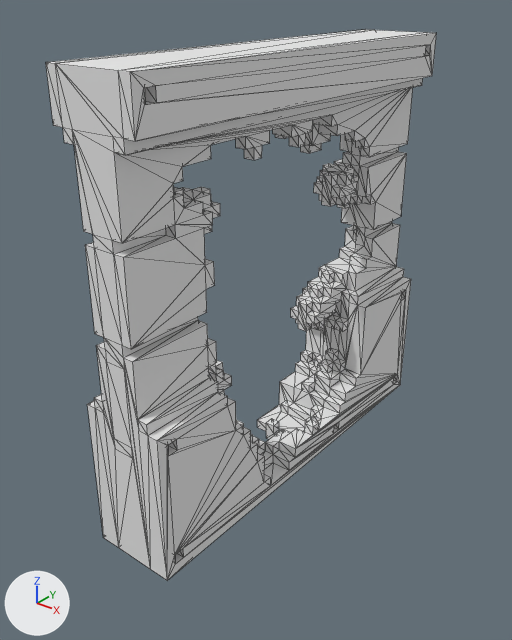
A saved change to the OBJ model Assets/wall broken.obj.
The view is the same before and after, from a 50 mm lens placed at (36.9, -49.4, 45.0), pointed at (-0.1, -3.1, 16.3). Lighting does not change. The marker at lower left points along +X, +Y and +Z. Mesh edges are drawn as thin lines. Where no turn or scale is listed for an object, it has been applied to the vertices. Vertices at the same position are counted once.

Objects in the first picture: 'wall broken'.
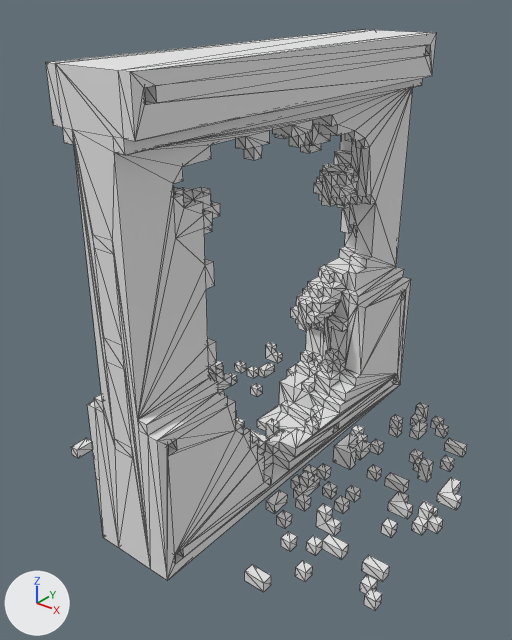
What changed in the scene script:
```text
Change me_wall_broken:
    used by ob_wall_broken; location = (0.0, 0.0, 0.0)
    remove me_wall_broken.from_pydata(...)  # 1049 vertices, 2092 faces; spans x -4.0..4.0, y -20.0..20.0, z 0.0..40.0
    add me_wall_broken.from_pydata(...)  # 1629 vertices, 3082 faces; spans x -17.0..19.0, y -20.0..20.0, z 0.0..40.0
    me_wall_broken part 1: a new loose piece, a box spanning x -16.0..-15.0, y -14.0..-12.0, z 0.0..1.0, in mat_palette (white #e7e7e7)
    me_wall_broken part 2: a new loose piece, a box spanning x -14.0..-13.0, y 10.0..11.0, z 0.0..1.0, in mat_palette (white #e7e7e7)
    me_wall_broken part 3: a new loose piece, a box spanning x -13.0..-12.0, y 7.0..8.0, z 0.0..1.0, in mat_palette (white #e7e7e7)
    me_wall_broken part 4: a new loose piece, a box spanning x -9.0..-8.0, y 7.0..8.0, z 0.0..1.0, in mat_palette (white #e7e7e7)
    me_wall_broken part 5: a new loose piece, a box spanning x -8.0..-7.0, y 13.0..15.0, z 0.0..1.0, in mat_palette (white #e7e7e7)
    me_wall_broken part 6: a new loose piece, a box spanning x 5.0..6.0, y -8.0..-6.0, z 0.0..1.0, in mat_palette (white #e7e7e7)
    me_wall_broken part 7: a new loose piece, a box spanning x 7.0..8.0, y -9.0..-8.0, z 0.0..1.0, in mat_palette (white #e7e7e7)
    me_wall_broken part 8: a new loose piece, a box spanning x 8.0..9.0, y -3.0..-2.0, z 0.0..1.0, in mat_palette (white #e7e7e7)
    me_wall_broken part 9: a new loose piece, a box spanning x 9.0..11.0, y -16.0..-15.0, z 0.0..1.0, in mat_palette (white #e7e7e7)
    me_wall_broken part 10: a new loose piece, a box spanning x 9.0..10.0, y -11.0..-10.0, z 0.0..1.0, in mat_palette (white #e7e7e7)
    me_wall_broken part 11: a new loose piece, a box spanning x 10.0..11.0, y -4.0..-3.0, z 0.0..1.0, in mat_palette (white #e7e7e7)
    me_wall_broken part 12: a new loose piece, a box spanning x 10.0..11.0, y -2.0..-1.0, z 0.0..1.0, in mat_palette (white #e7e7e7)
    me_wall_broken part 13: a new loose piece, a box spanning x 10.0..11.0, y 2.0..3.0, z 0.0..1.0, in mat_palette (white #e7e7e7)
    me_wall_broken part 14: a new loose piece, a box spanning x 12.0..13.0, y -13.0..-12.0, z 0.0..1.0, in mat_palette (white #e7e7e7)
    me_wall_broken part 15: a new loose piece, a box spanning x 12.0..14.0, y 2.0..3.0, z 0.0..1.0, in mat_palette (white #e7e7e7)
    me_wall_broken part 16: a new loose piece, a box spanning x 14.0..16.0, y 11.0..12.0, z 0.0..1.0, in mat_palette (white #e7e7e7)
    me_wall_broken part 17: a new loose piece, a box spanning x 15.0..16.0, y -4.0..-3.0, z 0.0..1.0, in mat_palette (white #e7e7e7)
    me_wall_broken part 18: a new loose piece, a box spanning x 15.0..16.0, y 8.0..9.0, z 0.0..1.0, in mat_palette (white #e7e7e7)
    me_wall_broken part 19: a new loose piece, a box spanning x 16.0..18.0, y -9.0..-8.0, z 0.0..1.0, in mat_palette (white #e7e7e7)
    me_wall_broken part 20: 455 vertices added at x -17.0..19.0, y -15.0..16.0, z 0.0..3.0
    me_wall_broken part 21: 31 vertices removed from x -2.0..2.0, y 9.0..20.0, z 11.0..29.0; 4 vertices added at x -2.0..-1.0, y 12.0..14.0, z 20.0..29.0
    me_wall_broken part 22: 21 vertices removed from x -2.0..2.0, y -20.0..-12.0, z 19.0..29.0; 5 vertices added at x -2.0..-1.0, y -15.0..-12.0, z 21.0..29.0
```

Changed parts and their boxes (x1, y1, x2, y2) in the pictures (512 x 640 px):
'wall broken', reshaped (8% wider)
    before: (46, 29, 437, 580)
    after: (46, 29, 467, 611)
part 1 of me_wall_broken, added
    after: (71, 438, 93, 458)
part 2 of me_wall_broken, added
    after: (235, 361, 246, 373)
part 3 of me_wall_broken, added
    after: (229, 373, 237, 385)
part 4 of me_wall_broken, added
    after: (251, 383, 263, 396)
part 5 of me_wall_broken, added
    after: (287, 364, 296, 376)
part 6 of me_wall_broken, added
    after: (266, 490, 288, 514)
part 7 of me_wall_broken, added
    after: (277, 510, 292, 529)
part 8 of me_wall_broken, added
    after: (323, 482, 337, 499)
part 9 of me_wall_broken, added
    after: (245, 565, 271, 592)
part 10 of me_wall_broken, added
    after: (281, 532, 297, 551)
part 11 of me_wall_broken, added
    after: (334, 495, 350, 514)
part 12 of me_wall_broken, added
    after: (346, 485, 361, 502)
part 13 of me_wall_broken, added
    after: (367, 465, 382, 481)
part 14 of me_wall_broken, added
    after: (295, 560, 313, 582)
part 15 of me_wall_broken, added
    after: (385, 473, 409, 493)
part 16 of me_wall_broken, added
    after: (444, 438, 467, 457)
part 17 of me_wall_broken, added
    after: (381, 518, 397, 537)
part 18 of me_wall_broken, added
    after: (440, 455, 455, 471)
part 19 of me_wall_broken, added
    after: (362, 555, 390, 582)
part 20 of me_wall_broken, added
    after: (93, 342, 462, 611)
part 21 of me_wall_broken, cut back
    before: (324, 88, 413, 361)
    after: (334, 150, 357, 233)
part 22 of me_wall_broken, cut back
    before: (72, 129, 213, 562)
